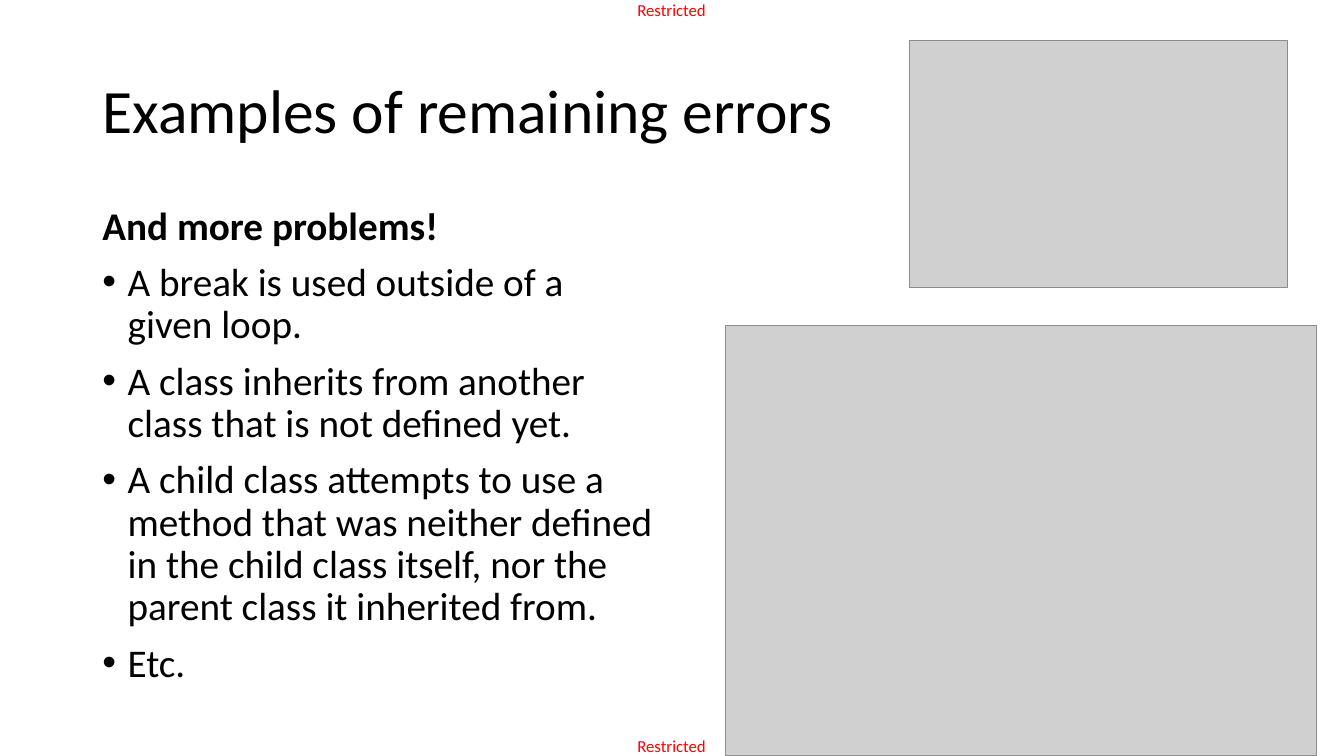
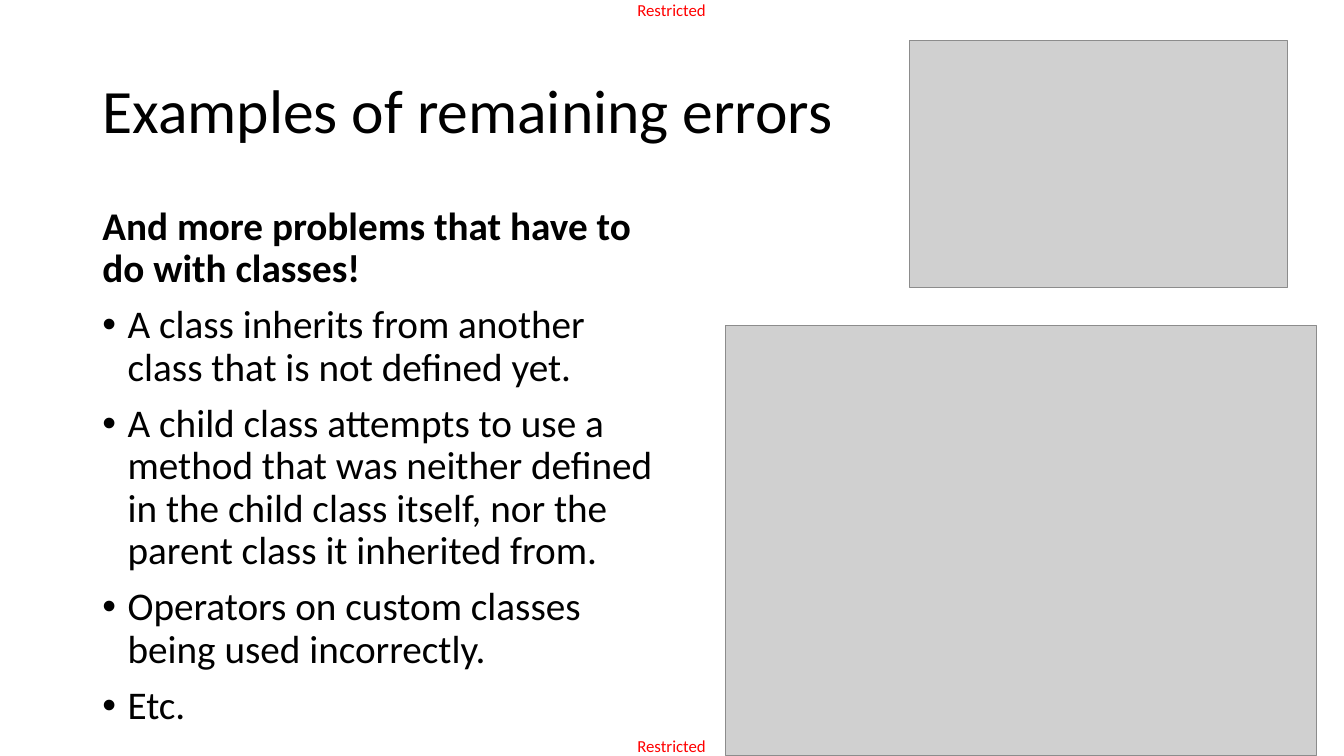
Before and after one commit to matthieudemari/SUTD_PLC_50_051, a slide deck: slide 8 of W12/W12S1/W12S1.pptx. Drawn at 1344x756 pixels with LibreOffice and Linux fonts; fonts in the diff are those of the drawing; grey boxes stand for pictures. Boxes give left, top, right and bottom in pixels: in the first picture for what was removed or moved away, otherwise in the second. Text is boxed around its words. In the diff, an @@ line names an element or a change of style, - is before the commit and + after.

```diff
--- a/W12/W12S1/W12S1.pptx
+++ b/W12/W12S1/W12S1.pptx
@@ text at box(102, 212, 631, 283): text changed; bold on @@
-And more problems!
-• A break is used outside of a given loop.
+And more problems that have to do with classes!
@@ text at box(128, 592, 581, 670): paragraph added @@
+• Operators on custom classes being used incorrectly.
```
Also in this commit, not shown: 5 other slides changed, 8 slides added, 1 other file.
